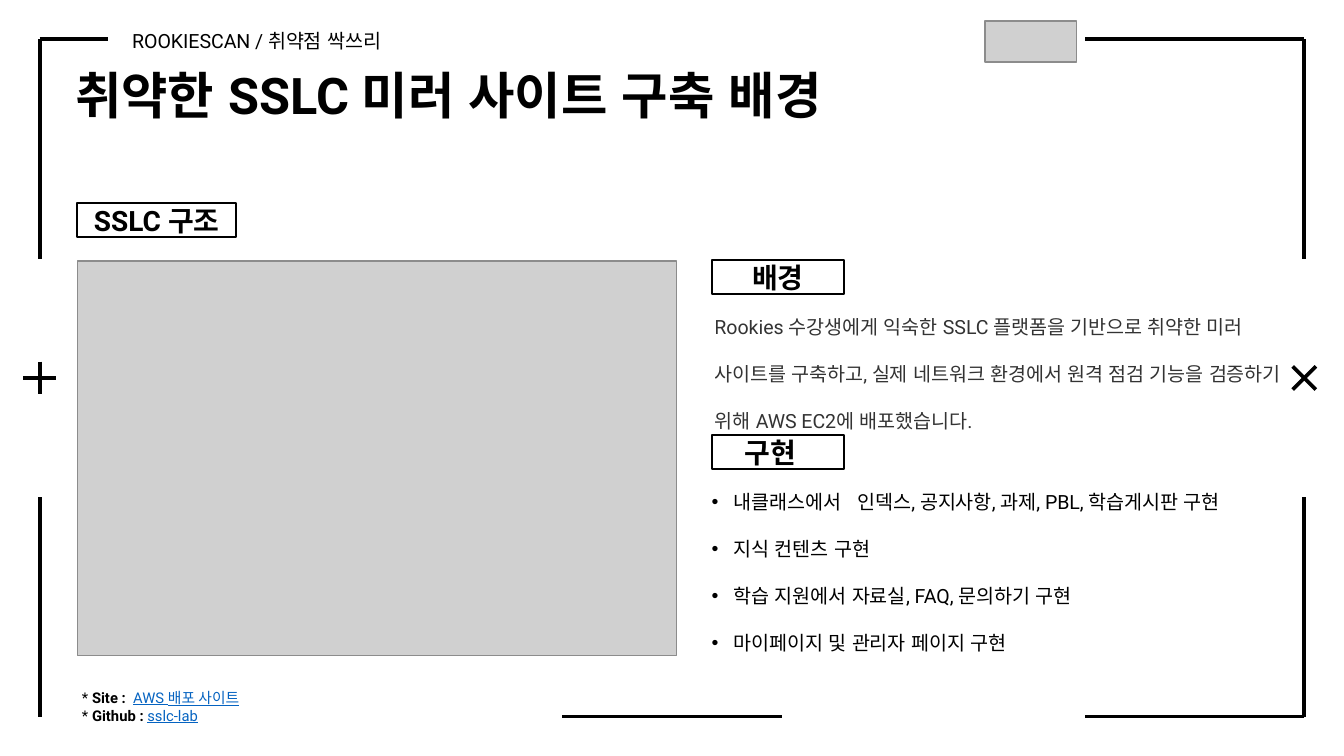
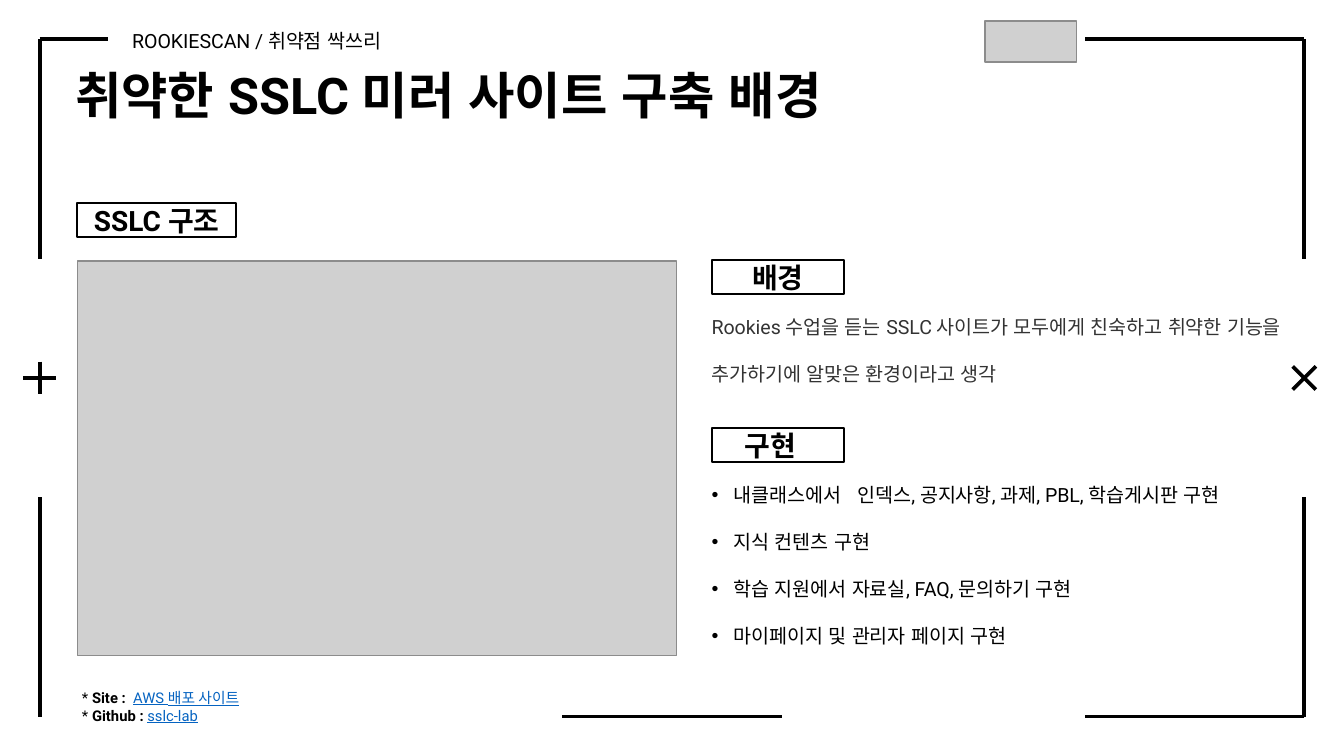
Before and after one commit to Rookies-34-3/Automatic-scanner-tool, a slide deck: slide 10 of 프로젝트 결과보고서_취약점 싹쓰리.pptx. Drawn at 1344x756 pixels with LibreOffice and Linux fonts; fonts in the diff are those of the drawing; grey boxes stand for pictures. Boxes give left, top, right and bottom in pixels: in the first picture for what was removed or moved away, otherwise in the second. Text is boxed around its words. In the diff, an @@ line names an element or a change of style, - is before the commit and + after.

```diff
--- a/프로젝트 결과보고서_취약점 싹쓰리.pptx
+++ b/프로젝트 결과보고서_취약점 싹쓰리.pptx
@@ text at (x1=712, y1=318, x2=1281, y2=383): text changed @@
-Rookies 수강생에게 익숙한 SSLC 플랫폼을 기반으로 취약한 미러 사이트를 구축하고, 실제 네트워크 환경에서 원격 점검 기능을 검증하기 위해 AWS EC2에 배포했습니다.
+Rookies 수업을 듣는 SSLC 사이트가 모두에게 친숙하고 취약한 기능을 추가하기에 알맞은 환경이라고 생각
@@ rectangle "구현" moved from (x1=712, y1=435, x2=845, y2=469) to (x1=712, y1=429, x2=845, y2=462) @@
@@ text "내클래스에서 인덱스, 공지사항, 과제, PBL, ..." moved from (x1=734, y1=492, x2=1220, y2=652) to (x1=734, y1=485, x2=1220, y2=645) @@
```
Also in this commit, not shown: 15 other slides changed, 1 slide removed.
